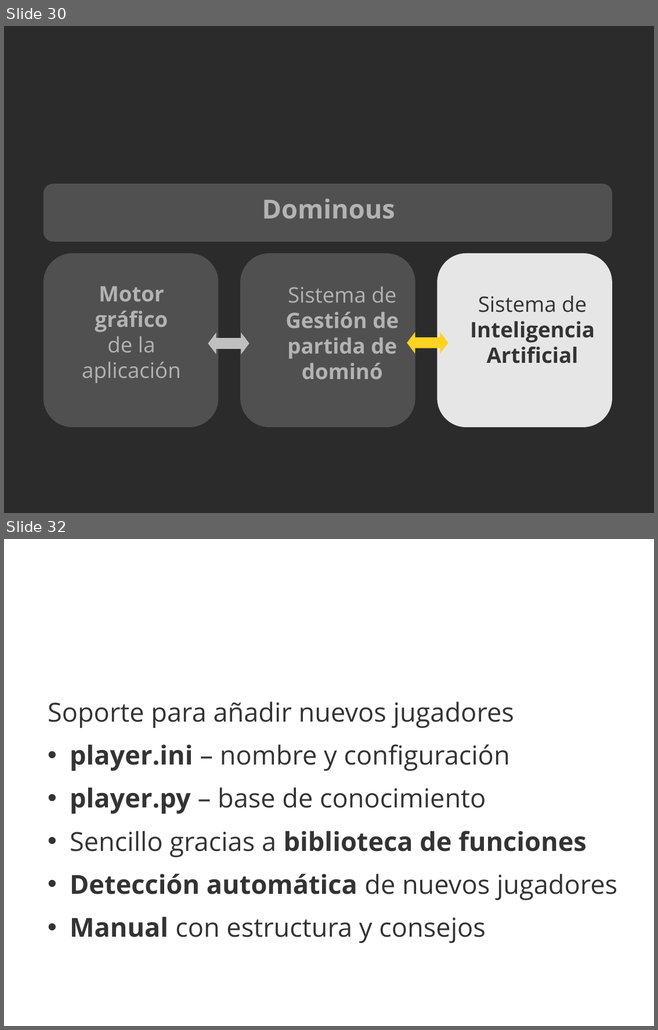
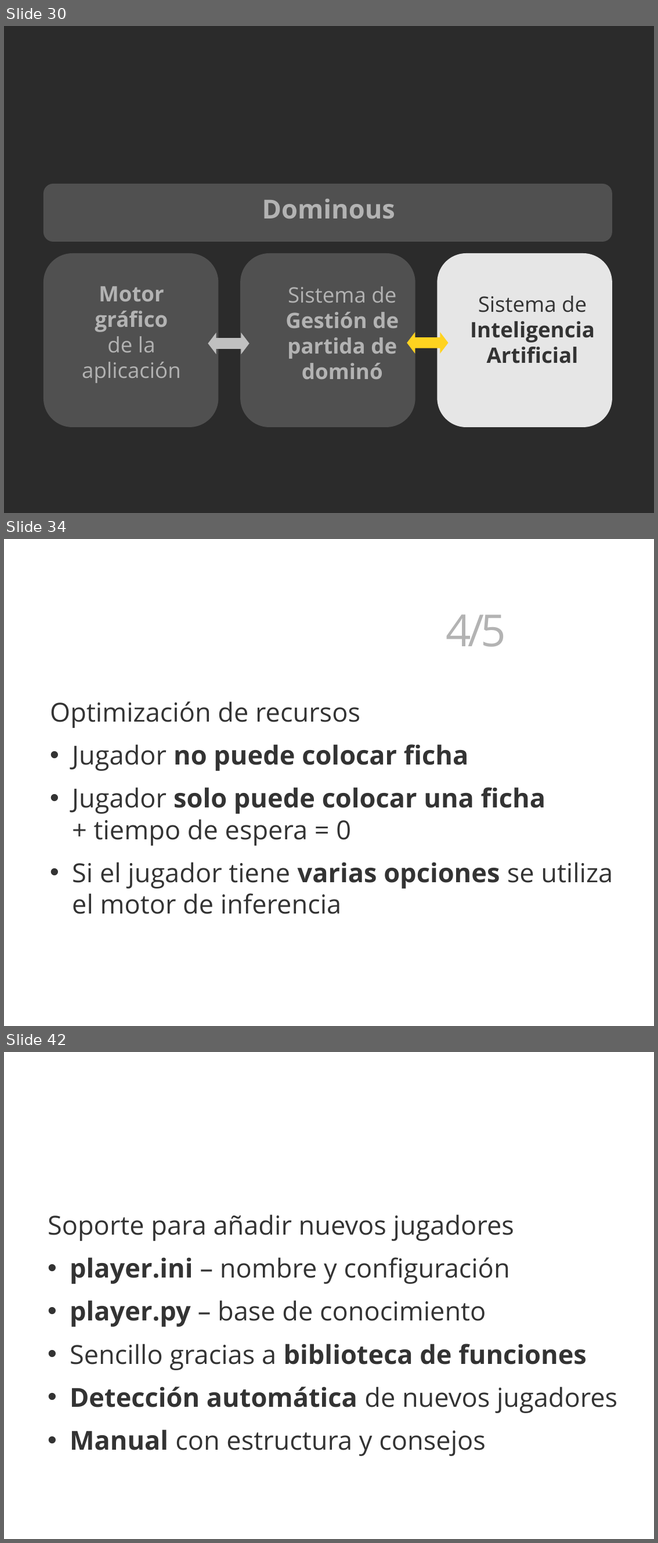
Before and after one commit to 3oheme/dominous, a slide deck: docs/presentacion/presentacion.odp. Shown one above the other, each under a label of ours: slides 30 and 32 before the commit, slides 30, 34 and 42 after it; the slides between them are not shown. The pictures are 658x1030 and 658x1543 pixels, drawn with LibreOffice and Linux fonts; fonts in the diff are those of the drawing; background and template pictures are left out; a plain dark background stands for a picture behind light text. Boxes give left, top, right and bottom in pixels: in the first picture for what was removed or moved away, otherwise in the second. Text is boxed around its words. In the diff, an @@ line names an element or a change of style, - is before the commit and + after.

```diff
--- a/docs/presentacion/presentacion.odp
+++ b/docs/presentacion/presentacion.odp
@@ slide 34 added at [4,539,654,1026], background picture (left out) @@
@@ text added at [446,614,506,647], 54 pt, text #FFFFFF, bold @@
+Inteligencia Artificial 4/5
@@ text added at [50,701,612,914], 32 pt, text #333333 @@
+Optimización de recursos
+• Jugador no puede colocar ficha
+• Jugador solo puede colocar una ficha
+  + tiempo de espera = 0
+• Si el jugador tiene varias opciones se utiliza el motor de inferencia
@@ what was slide 32 is now slide 42 @@
```
Also in this commit, not shown: 1 slide changed, 9 other slides added.
